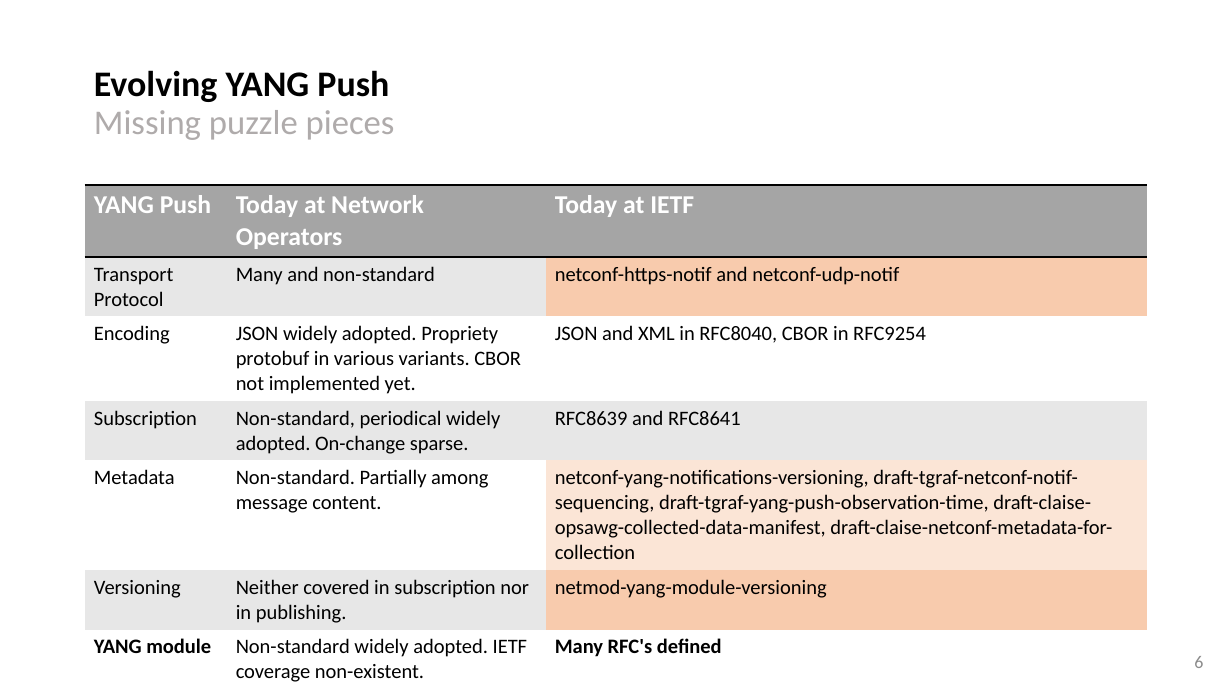
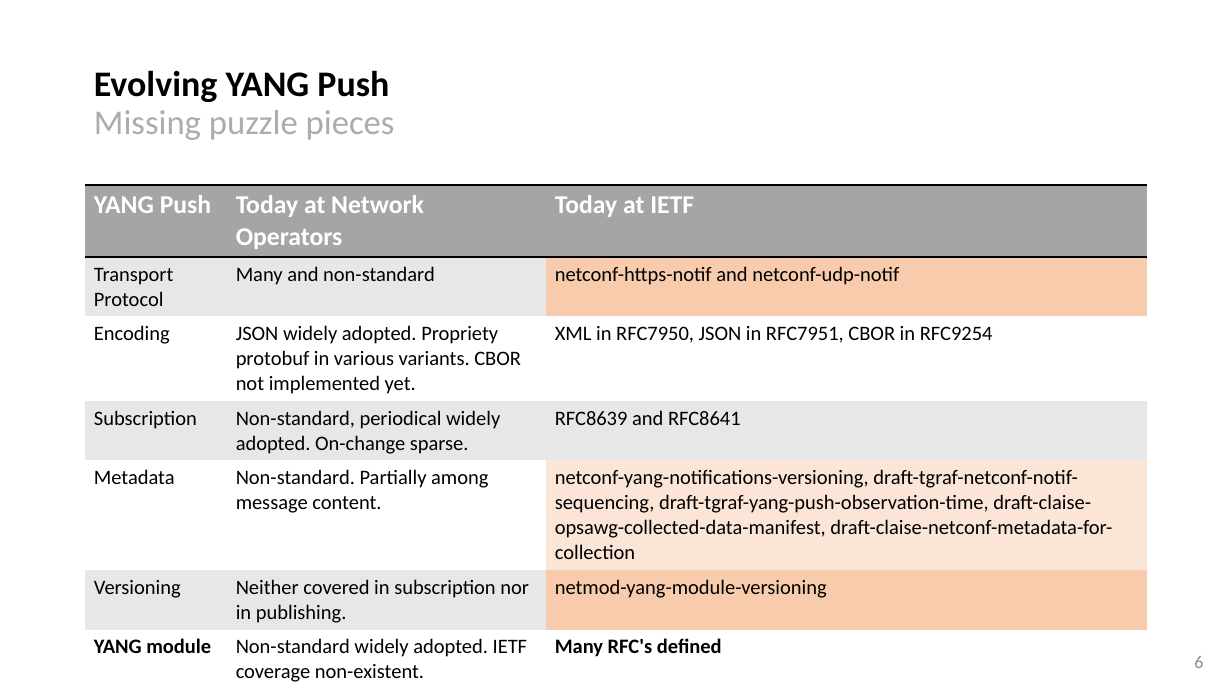
Before and after one commit to network-analytics/draft-ietf-netconf-yang-notifications-versioning, a slide deck: slide 6 of ietf116-iepg-yang-push-data-mesh-integration.pptx. Drawn at 1232x693 pixels with LibreOffice and Linux fonts; fonts in the diff are those of the drawing. Boxes give left, top, right and bottom in pixels: in the first picture for what was removed or moved away, otherwise in the second. Text is boxed around its words. In the diff, an @@ line names an element or a change of style, - is before the commit and + after.

```diff
--- a/ietf116-iepg-yang-push-data-mesh-integration.pptx
+++ b/ietf116-iepg-yang-push-data-mesh-integration.pptx
@@ table at box(85, 185, 1148, 686) @@
-row 3, column 3: JSON and XML in RFC8040, CBOR in RFC9254
+row 3, column 3: XML in RFC7950, JSON in RFC7951, CBOR in RFC9254
```
Also in this commit, not shown: 1 other slide changed, 3 other files.
